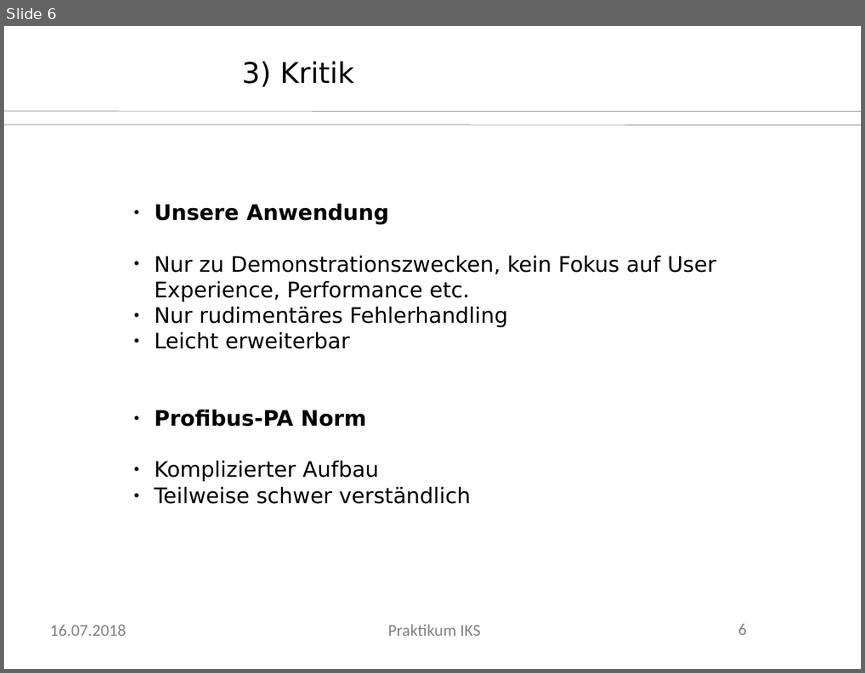
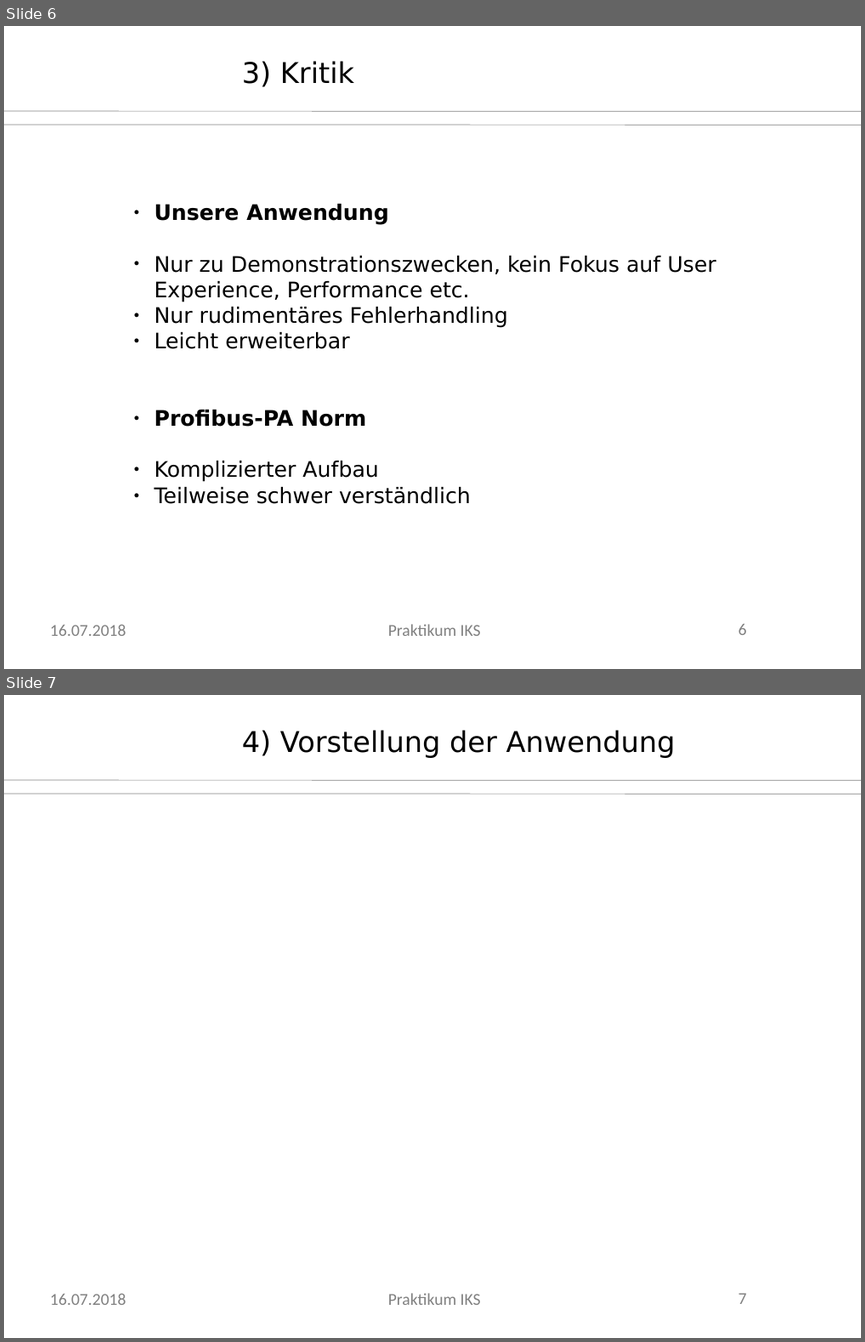
Before and after one commit to axelwogawa/PROFIBus-Profis, a slide deck: presentation/praesi.odp. Shown one above the other, each under a label of ours: slide 6 before the commit, slides 6 and 7 after it. The pictures are 865x673 and 865x1342 pixels, drawn with LibreOffice and Linux fonts; fonts in the diff are those of the drawing; background and template pictures are left out. Boxes give left, top, right and bottom in pixels: in the first picture for what was removed or moved away, otherwise in the second. Text is boxed around its words. In the diff, an @@ line names an element or a change of style, - is before the commit and + after.

```diff
--- a/presentation/praesi.odp
+++ b/presentation/praesi.odp
@@ slide 7 added at [4, 695, 861, 1338], background #FFFFFF; not listed: 5 template elements that a slide beside it also shows @@
@@ text added at [242, 730, 676, 758], 24 pt, text #000000 @@
+4) Vorstellung der Anwendung
```
Also in this commit, not shown: 1 other slide added.
